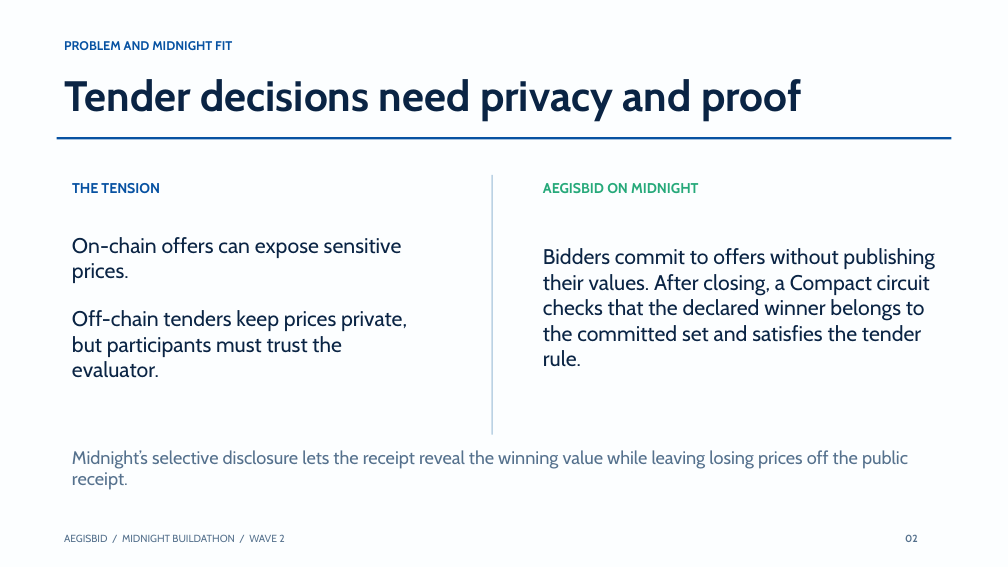
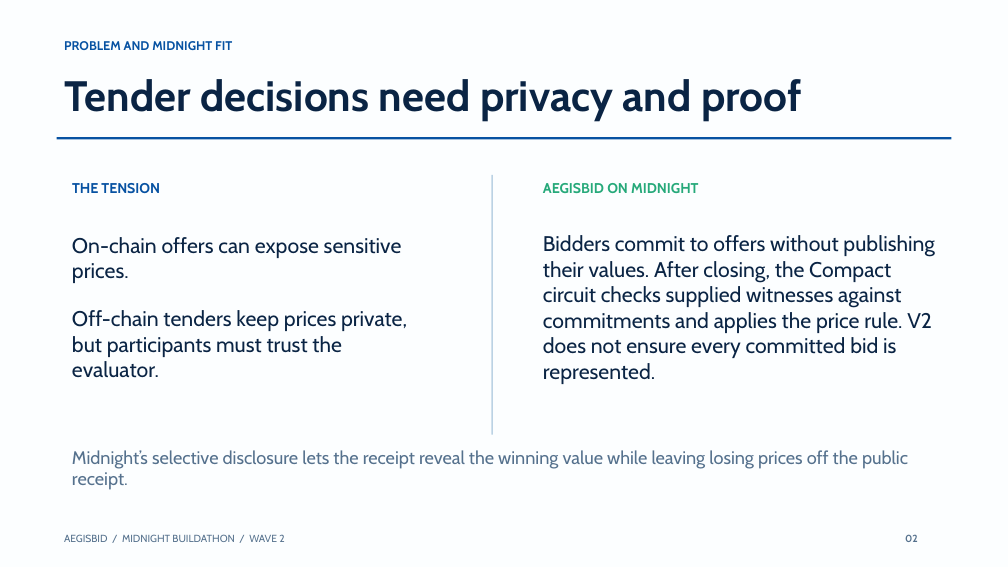
Before and after one commit to dinitheth/AegisBid, a slide deck: slide 2 of submission/AegisBid-Wave2-v2.pptx. Drawn at 1008x567 pixels with LibreOffice and Linux fonts; fonts in the diff are those of the drawing. Boxes give left, top, right and bottom in pixels: in the first picture for what was removed or moved away, otherwise in the second. Text is boxed around its words. In the diff, an @@ line names an element or a change of style, - is before the commit and + after.

```diff
--- a/submission/AegisBid-Wave2-v2.pptx
+++ b/submission/AegisBid-Wave2-v2.pptx
@@ text at <box>543,235,935,384</box>: text changed @@
-Bidders commit to offers without publishing their values. After closing, a Compact circuit checks that the declared winner belongs to the committed set and satisfies the tender rule.
+Bidders commit to offers without publishing their values. After closing, the Compact circuit checks supplied witnesses against commitments and applies the price rule. V2 does not ensure every committed bid is represented.
```
Also in this commit, not shown: 6 other slides changed, 4 other files.
